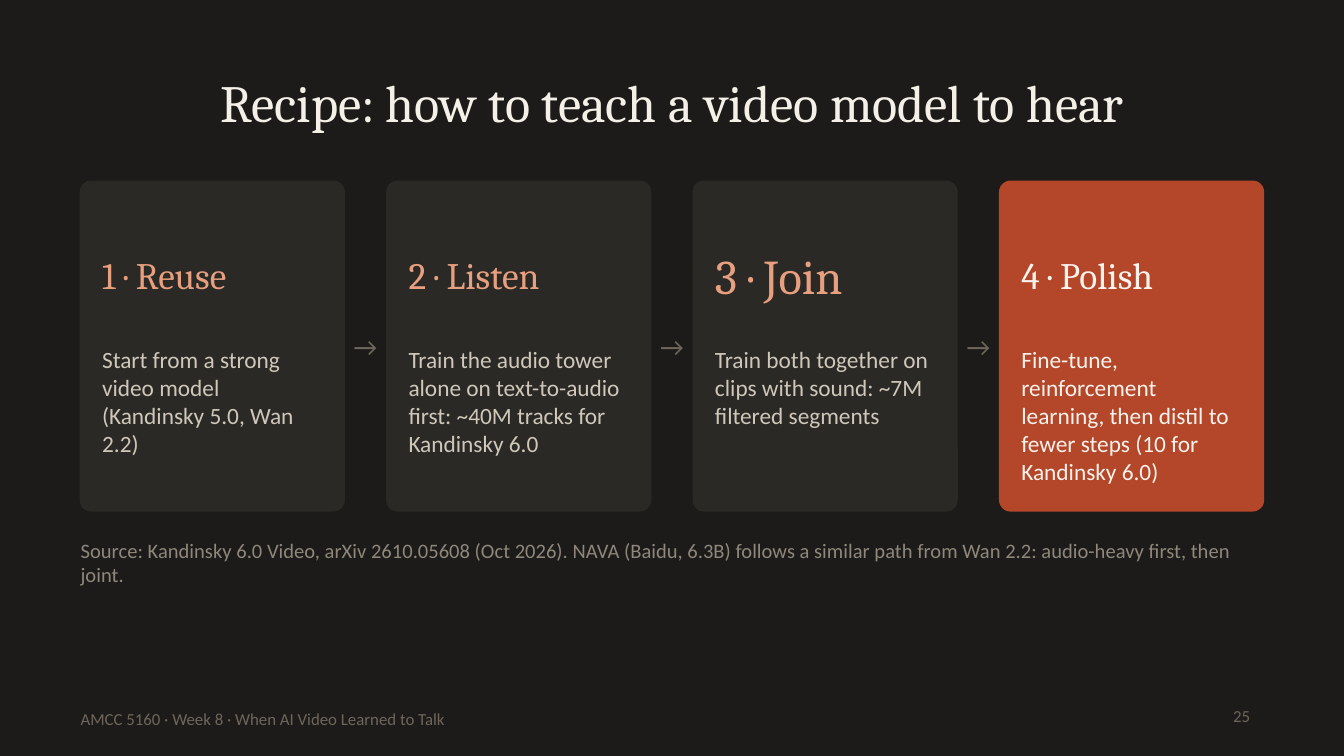
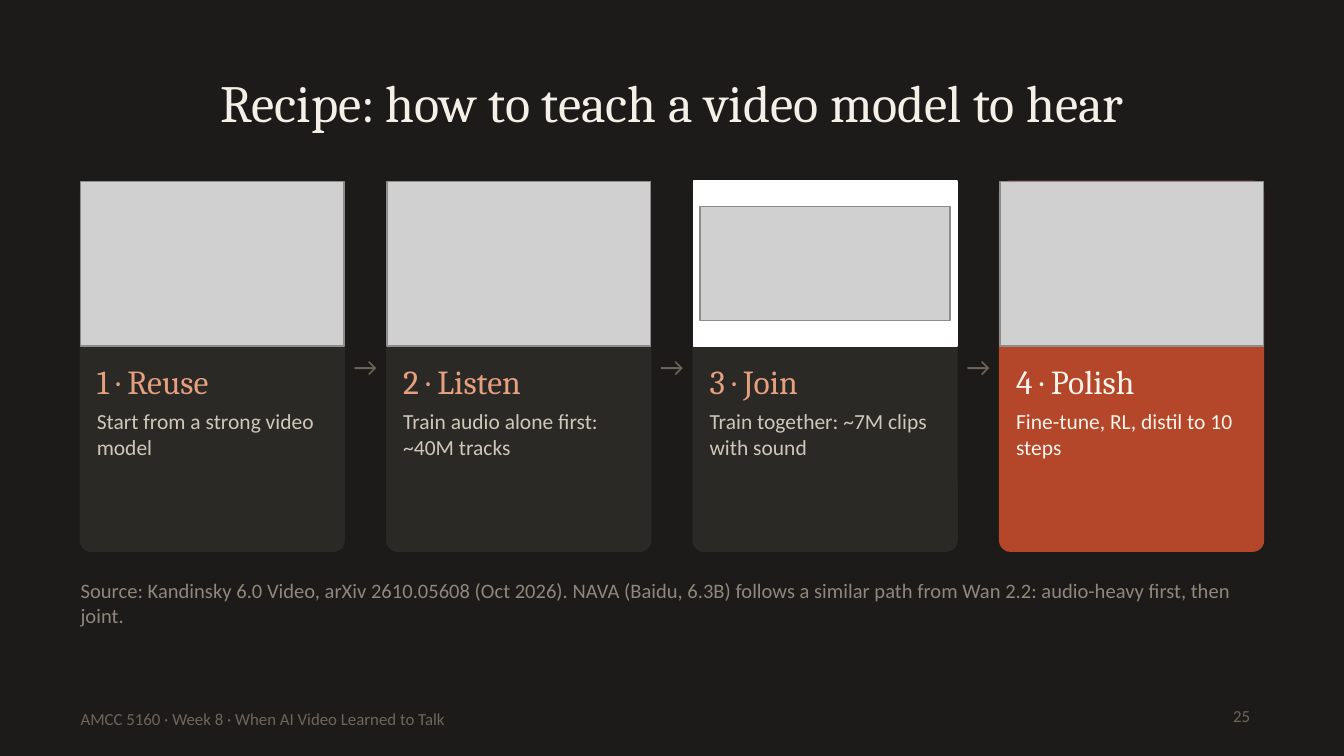
Before and after one commit to leehomyc/leehomyc.github.io, a slide deck: slide 25 of amcc5160/lecture-08/downloads/Lecture08_Slides.pptx. Drawn at 1344x756 pixels with LibreOffice and Linux fonts; fonts in the diff are those of the drawing; grey boxes stand for pictures. Boxes give left, top, right and bottom in pixels: in the first picture for what was removed or moved away, otherwise in the second. Text is boxed around its words. In the diff, an @@ line names an element or a change of style, - is before the commit and + after.

```diff
--- a/amcc5160/lecture-08/downloads/Lecture08_Slides.pptx
+++ b/amcc5160/lecture-08/downloads/Lecture08_Slides.pptx
@@ rounded rectangle: place and size @@
-rounded rectangle at [81,181,344,511]
+rounded rectangle at [81,181,344,551]
@@ picture added at [81,181,344,347] @@
@@ rounded rectangle: place and size @@
-rounded rectangle at [387,181,650,511]
+rounded rectangle at [387,181,650,551]
@@ picture added at [387,181,650,347] @@
@@ rounded rectangle: place and size @@
-rounded rectangle at [694,181,957,511]
+rounded rectangle at [694,181,957,551]
@@ rectangle added at [694,181,957,347], fill #FFFFFF, outline #FFFFFF 1 pt @@
@@ picture added at [700,207,950,321] @@
@@ rounded rectangle: place and size @@
-rounded rectangle at [1000,181,1263,511]
+rounded rectangle at [1000,181,1263,551]
@@ picture added at [1000,181,1263,347] @@
@@ text "1 · Reuse": place and size @@
-text "1 · Reuse" at [102,264,226,290]
+text "1 · Reuse" at [97,371,208,394]
@@ text "2 · Listen": place and size @@
-text "2 · Listen" at [409,264,540,290]
+text "2 · Listen" at [403,371,521,395]
@@ text "3 · Join": place and size @@
-text "3 · Join" at [715,261,843,304]
+text "3 · Join" at [710,371,797,401]
@@ text "3 · Join" at [710,371,797,401]: size 26 to 18 pt @@
@@ 3 texts: place and size @@
-3 texts at [347,320,997,374]
+3 texts at [347,339,997,392]
@@ size 20 to 18 pt in 3 elements at [97,371,208,394], [403,371,521,395], [1016,370,1135,394] @@
@@ text "4 · Polish": place and size @@
-text "4 · Polish" at [1021,263,1153,290]
+text "4 · Polish" at [1016,370,1135,394]
@@ text at [97,414,314,455]: text changed; size 12.5 to 11.5 pt @@
-Start from a strong video model (Kandinsky 5.0, Wan 2.2)
+Start from a strong video model
@@ text at [403,414,598,455]: text changed; size 12.5 to 11.5 pt @@
-Train the audio tower alone on text-to-audio first: ~40M tracks for Kandinsky 6.0
+Train audio alone first: ~40M tracks
@@ text at [710,414,927,455]: text changed; size 12.5 to 11.5 pt @@
-Train both together on clips with sound: ~7M filtered segments
+Train together: ~7M clips with sound
@@ text at [1016,414,1232,459]: text changed; size 12.5 to 11.5 pt @@
-Fine-tune, reinforcement learning, then distil to fewer steps (10 for Kandinsky 6.0)
+Fine-tune, RL, distil to 10 steps
@@ text "Source: Kandinsky 6.0 Video, arXiv ...": place and size @@
-text "Source: Kandinsky 6.0 Video, arXiv ..." at [81,543,1230,586]
+text "Source: Kandinsky 6.0 Video, arXiv ..." at [81,583,1230,627]
```
Also in this commit, not shown: 30 other slides changed, 1 slide added, 1 slide removed, 39 other files.
